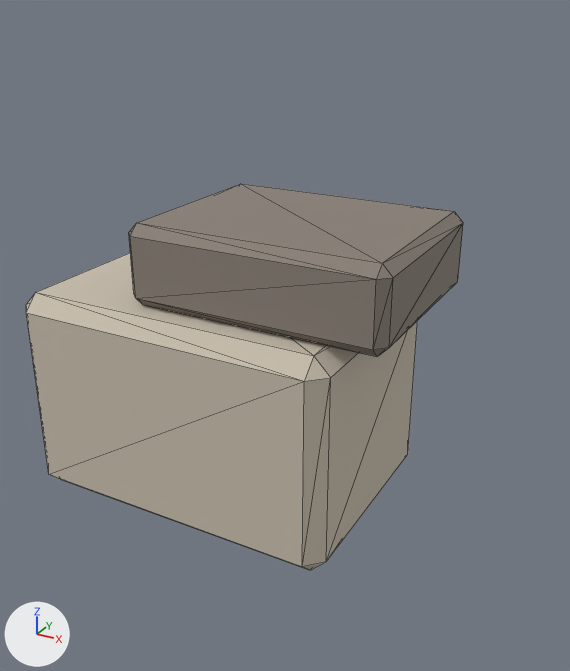
A saved change to the glTF model public/models/res_stone.glb.
Before and after are seen from a 50 mm camera at (0.183, -0.304, 0.248) aimed at (0.022, -0.012, 0.101). Lighting does not change. The marker at lower left points along +X, +Y and +Z. The older version comes first. Mesh edges are drawn as thin lines. Vertices at exactly the same position are counted once.

Objects in the first picture: 'res_stone'.
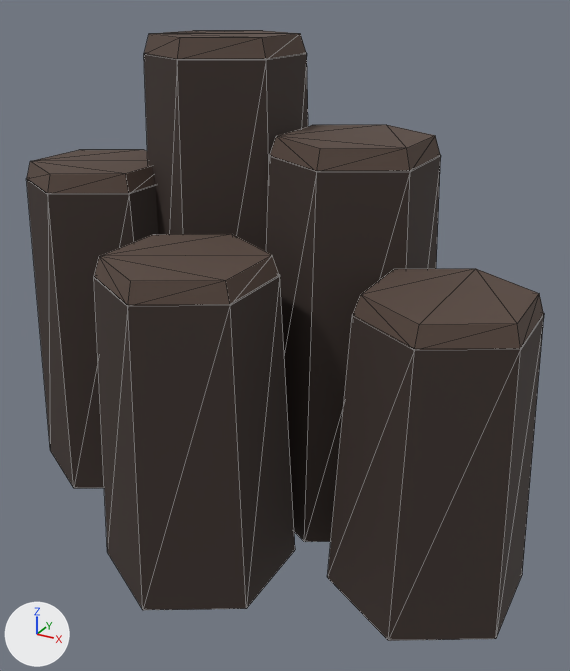
Where the change shows, as pixel boxes [x1, y1, x2, y2] in the pictures (570 x 671 px):
'res_stone', reshaped, recoloured (18% wider, 58% taller)
    before: [26, 184, 463, 570]
    after: [26, 30, 544, 641]
part 1 of me_cube_013, added
    after: [26, 178, 158, 488]
part 2 of me_cube_013, added
    after: [144, 53, 308, 251]
part 3 of me_cube_013, added
    after: [266, 155, 441, 542]
part 4 of me_cube_013, added
    after: [327, 314, 544, 641]
part 5 of me_cube_013, added
    after: [94, 275, 295, 610]
part 6 of me_cube_013, added (brown)
    after: [27, 150, 155, 193]
part 7 of me_cube_013, added (brown)
    after: [144, 30, 306, 59]
part 8 of me_cube_013, added (brown)
    after: [270, 125, 440, 171]
part 9 of me_cube_013, added (brown)
    after: [353, 269, 544, 349]
part 10 of me_cube_013, added (brown)
    after: [94, 234, 279, 305]
part 11 of me_cube_013, deleted
    before: [26, 253, 417, 570]
part 12 of me_cube_013, deleted
    before: [129, 184, 463, 356]

Edits to the bpy script that builds the scene:
```text
Add mat_rock_dark:
    mat_rock_dark = principled_material('rock_dark')
    mat_rock_dark.base_color = (0.0953, 0.0612, 0.0467)  # brown #57463d
    mat_rock_dark.roughness = 0.82
Add mat_basalt:
    mat_basalt = principled_material('basalt')
    mat_basalt.base_color = (0.0437, 0.0284, 0.0232)  # brown #3b2f2a
    mat_basalt.roughness = 0.82
Change me_cube_013:
    used by ob_res_stone; location = (0.0, 0.0, 0.0)
    remove me_cube_013.from_pydata(...)  # 48 vertices, 88 faces; spans x -0.11..0.08, y -0.05..0.07, z 0.0..0.15
    remove me_cube_013.materials.append(mat_stone)  # light grey #c9bfae
    remove me_cube_013.materials.append(mat_rock)  # grey #8a8177
    add me_cube_013.from_pydata(...)  # 120 vertices, 200 faces; spans x -0.129..0.139, y -0.1..0.07, z 0.0..0.229
    me_cube_013 part 1: a new loose piece, a 6-sided cut cone along z (radius 0.045 at the low end, 0.038 at the high end) spanning x -0.129..-0.051, y -0.045..0.045, z 0.0..0.16, in mat_basalt (brown #3b2f2a)
    me_cube_013 part 2: a new loose piece, a 6-sided cut cone along z (radius 0.045 at the low end, 0.038 at the high end) spanning x -0.069..0.009, y -0.02..0.07, z 0.0..0.22, in mat_basalt (brown #3b2f2a)
    me_cube_013 part 3: a new loose piece, a 6-sided cut cone along z (radius 0.045 at the low end, 0.038 at the high end) spanning x 0.001..0.079, y -0.025..0.065, z 0.0..0.18, in mat_basalt (brown #3b2f2a)
    me_cube_013 part 4: a new loose piece, a 6-sided cut cone along z (radius 0.045 at the low end, 0.038 at the high end) spanning x 0.061..0.139, y -0.065..0.025, z 0.0..0.13, in mat_basalt (brown #3b2f2a)
    me_cube_013 part 5: a new loose piece, a 6-sided cut cone along z (radius 0.045 at the low end, 0.038 at the high end) spanning x -0.039..0.039, y -0.1..-0.01, z 0.0..0.14, in mat_basalt (brown #3b2f2a)
    me_cube_013 part 6: a new loose piece, a 6-sided cut cone along z (radius 0.038 at the low end, 0.035 at the high end) spanning x -0.1229..-0.0571, y -0.038..0.038, z 0.1595..0.1685, in mat_rock_dark (brown #57463d)
    me_cube_013 part 7: a new loose piece, a 6-sided cut cone along z (radius 0.038 at the low end, 0.035 at the high end) spanning x -0.0629..0.0029, y -0.013..0.063, z 0.2195..0.2285, in mat_rock_dark (brown #57463d)
    me_cube_013 part 8: a new loose piece, a 6-sided cut cone along z (radius 0.038 at the low end, 0.035 at the high end) spanning x 0.0071..0.0729, y -0.018..0.058, z 0.1795..0.1885, in mat_rock_dark (brown #57463d)
    me_cube_013 part 9: a new loose piece, a 6-sided cut cone along z (radius 0.038 at the low end, 0.035 at the high end) spanning x 0.0671..0.1329, y -0.058..0.018, z 0.1295..0.1385, in mat_rock_dark (brown #57463d)
    me_cube_013 part 10: a new loose piece, a 6-sided cut cone along z (radius 0.038 at the low end, 0.035 at the high end) spanning x -0.0329..0.0329, y -0.093..-0.017, z 0.1395..0.1485, in mat_rock_dark (brown #57463d)
    me_cube_013 part 11: the loose piece of 24 vertices spanning x -0.11..0.06, y -0.05..0.07, z 0.0..0.11 is deleted
    me_cube_013 part 12: the loose piece of 24 vertices spanning x -0.05..0.08, y -0.035..0.065, z 0.11..0.15 is deleted
    add me_cube_013.materials.append(mat_basalt)  # brown #3b2f2a
    add me_cube_013.materials.append(mat_rock_dark)  # brown #57463d
```
